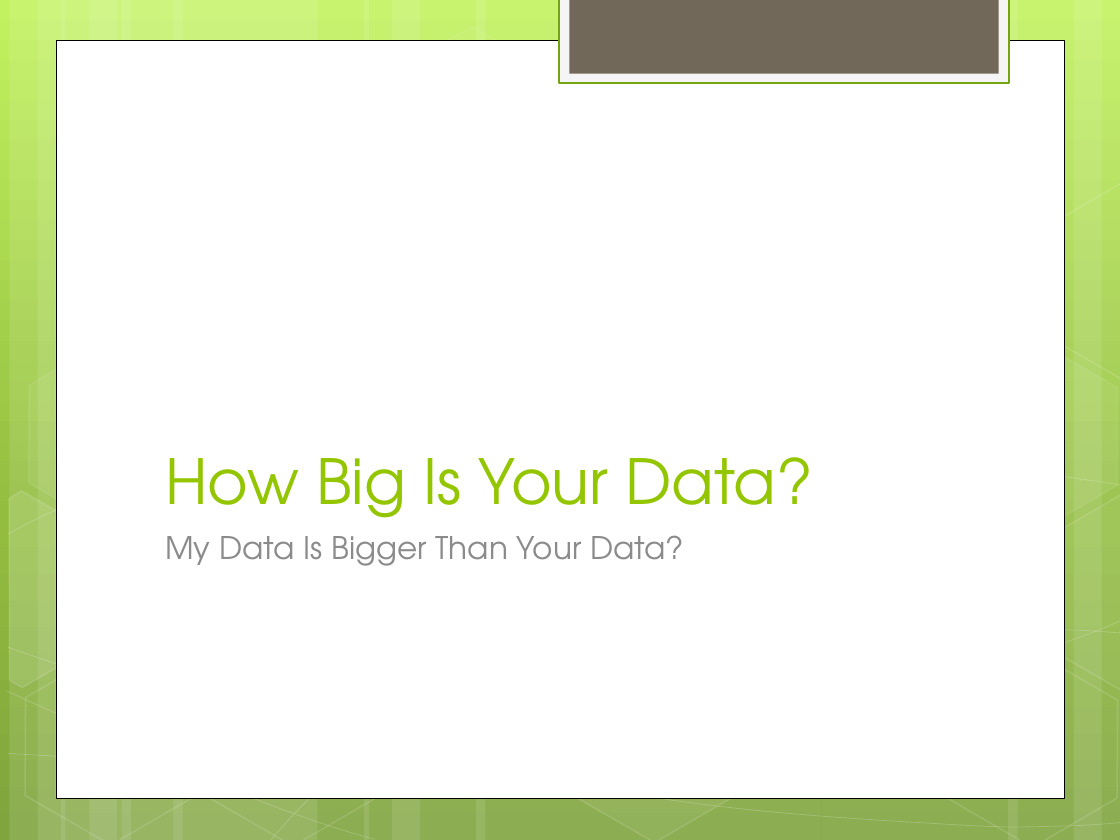
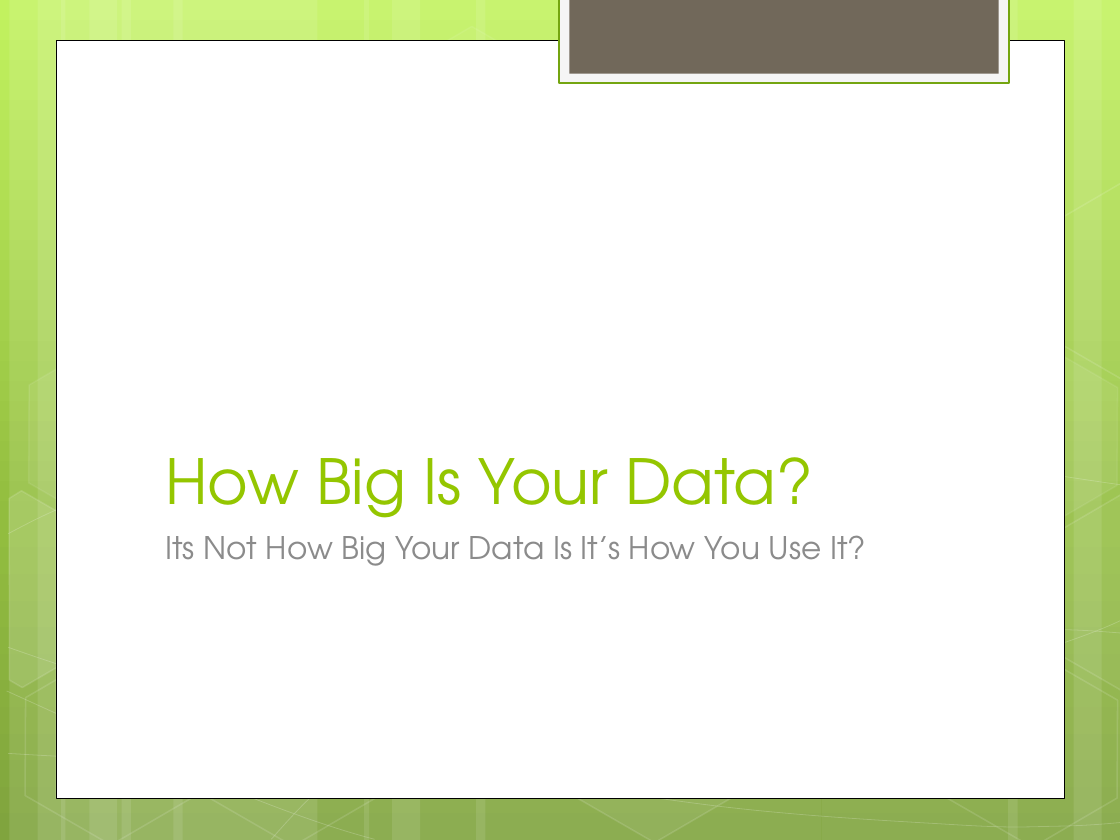
Before and after one commit to zoechao/teaching, a slide deck: slide 21 of final+data+lecture.pptx (slide 16 before the commit). Drawn at 1120x840 pixels with LibreOffice and Linux fonts; fonts in the diff are those of the drawing. Boxes give left, top, right and bottom in pixels: in the first picture for what was removed or moved away, otherwise in the second. Text is boxed around its words. In the diff, an @@ line names an element or a change of style, - is before the commit and + after.

```diff
--- a/final+data+lecture.pptx
+++ b/final+data+lecture.pptx
@@ text at [165,535,866,566]: text changed @@
-My Data Is Bigger Than Your Data?
+Its Not How Big Your Data Is It’s How You Use It?
```
Also in this commit, not shown: 9 other slides changed, 8 slides added, 2 slides removed.
